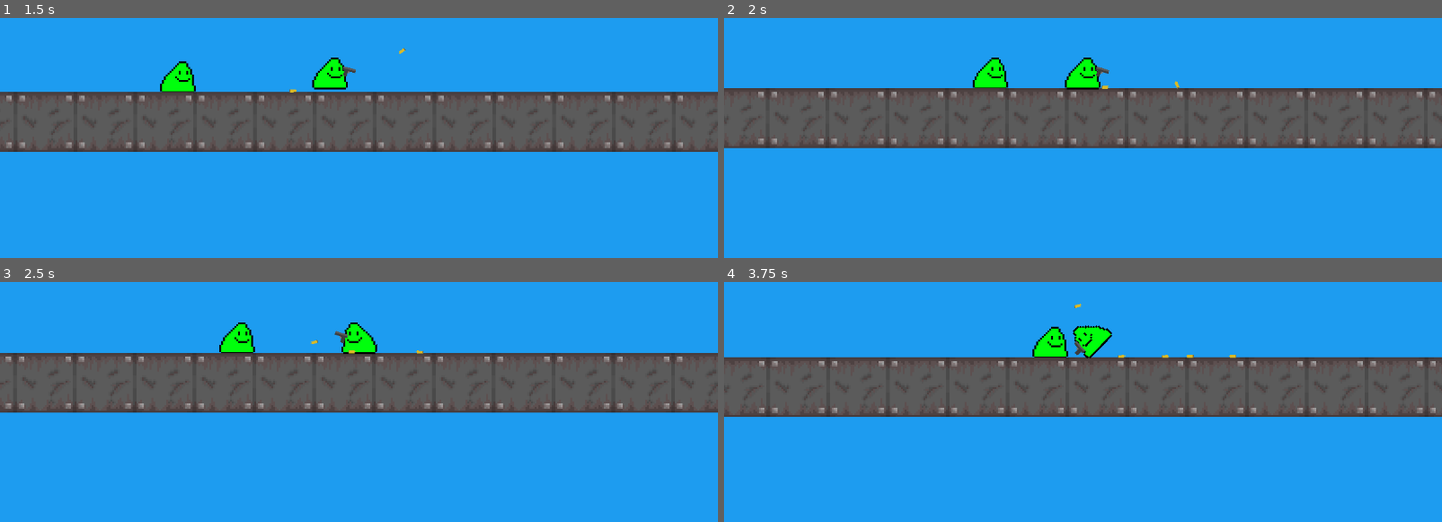
Above: before the commit, frames 1-4 (two rows, left to right).
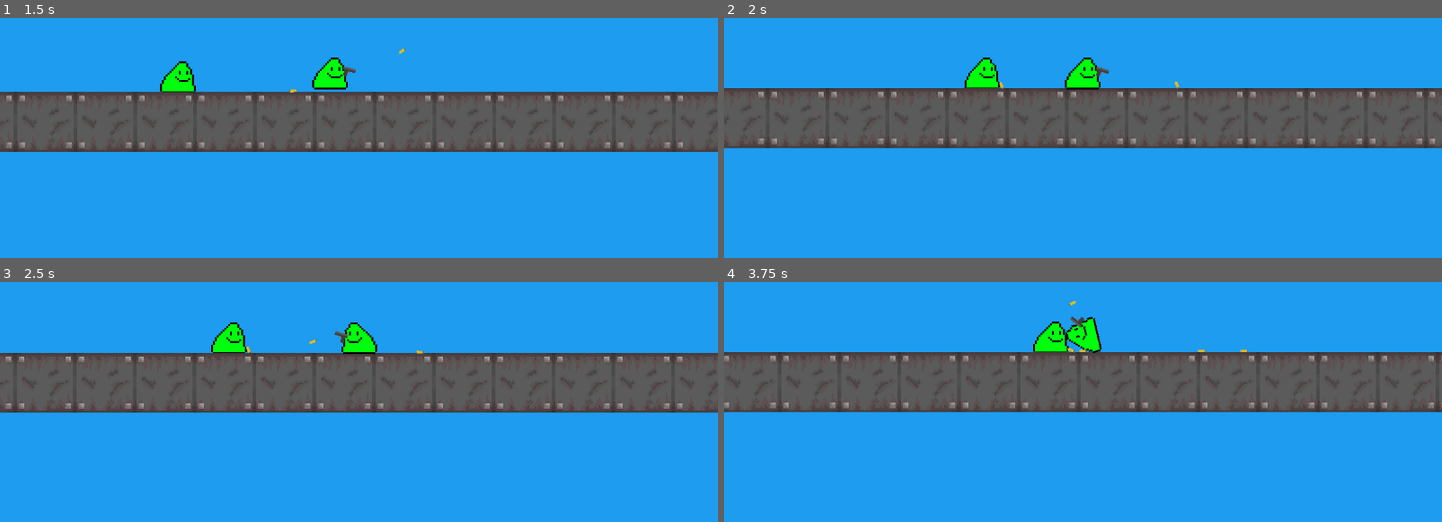
Above: after the commit, the same moments.

Repository: a0fefd/blobs-with-guns-remastered
Game: Godot game, scene res://scenes/levels/world.tscn
Two runs of this game, one before a commit and one after it. Both use one fixed random seed, a clock stepped at 60 frames per second and the inputs below.
Inputs (mouse positions are in pixels of both pictures, inside the frame that each line leads up to):
- Up to frame 1 (1.5 s): move the mouse to (323, 154) at 0.52 s; click (323, 154) at 0.6 s; move the mouse to (574, 133) at 1.27 s; click (574, 133) at 1.35 s
- Up to frame 2 (2 s): no input
- Up to frame 3 (2.5 s): move the mouse to (outside the picture) at 2.02 s; click (outside the picture) at 2.1 s
- Up to frame 4 (3.75 s): move the mouse to (1118, 337) at 2.77 s; click (1118, 337) at 2.85 s; move the mouse to (outside the picture) at 3.52 s; click (outside the picture) at 3.6 s

Frame 1 is identical in both runs. In frame 2, 0.4% of the frame differs, in the area x 33-54%, y 16-30%; in frame 3, 0.4%; in frame 4, 8.2%, in the area x 0-100%, y 7-57%.

Commit message:
Rename bob to player

Diff:
--- a/scenes/blobs/bob.tscn
+++ b/scenes/blobs/player.tscn
@@ -4,7 +4,7 @@
 [ext_resource type="Script" path="res://scripts/bob.gd" id="2_uoenf"]
 [ext_resource type="PackedScene" uid="uid://n1eghj4te88a" path="res://scenes/guns/gun.tscn" id="3_0k28s"]
 
-[node name="Bob" instance=ExtResource("1_n7rfh")]
+[node name="Player" instance=ExtResource("1_n7rfh")]
 collision_layer = 7
 collision_mask = 1
 script = ExtResource("2_uoenf")
--- a/scenes/levels/world.tscn
+++ b/scenes/levels/world.tscn
@@ -1,9 +1,8 @@
-[gd_scene load_steps=5 format=3 uid="uid://cbrdgykkgk1vo"]
+[gd_scene load_steps=4 format=3 uid="uid://cbrdgykkgk1vo"]
 
 [ext_resource type="TileSet" uid="uid://4x32bkmii5mh" path="res://tiles/tiles.tres" id="1_46tp5"]
-[ext_resource type="PackedScene" uid="uid://n5o0ehci0ads" path="res://scenes/blobs/bob.tscn" id="2_gugrc"]
+[ext_resource type="PackedScene" uid="uid://n5o0ehci0ads" path="res://scenes/blobs/player.tscn" id="2_gugrc"]
 [ext_resource type="PackedScene" uid="uid://dhp7pmx1h136u" path="res://scenes/blobs/blob.tscn" id="2_ximy6"]
-[ext_resource type="PackedScene" uid="uid://n1eghj4te88a" path="res://scenes/guns/gun.tscn" id="4_l1bof"]
 
 [node name="World" type="Node2D"]
 
@@ -15,6 +14,4 @@
 format = 2
 layer_0/tile_data = PackedInt32Array(196601, 65536, 0, 196602, 65536, 0, 196603, 65536, 0, 196604, 65536, 0, 196605, 65 …(205 unchanged characters)…
 
-[node name="Bob" parent="." instance=ExtResource("2_gugrc")]
-collision_layer = 1
-gun = ExtResource("4_l1bof")
+[node name="Player" parent="." instance=ExtResource("2_gugrc")]
